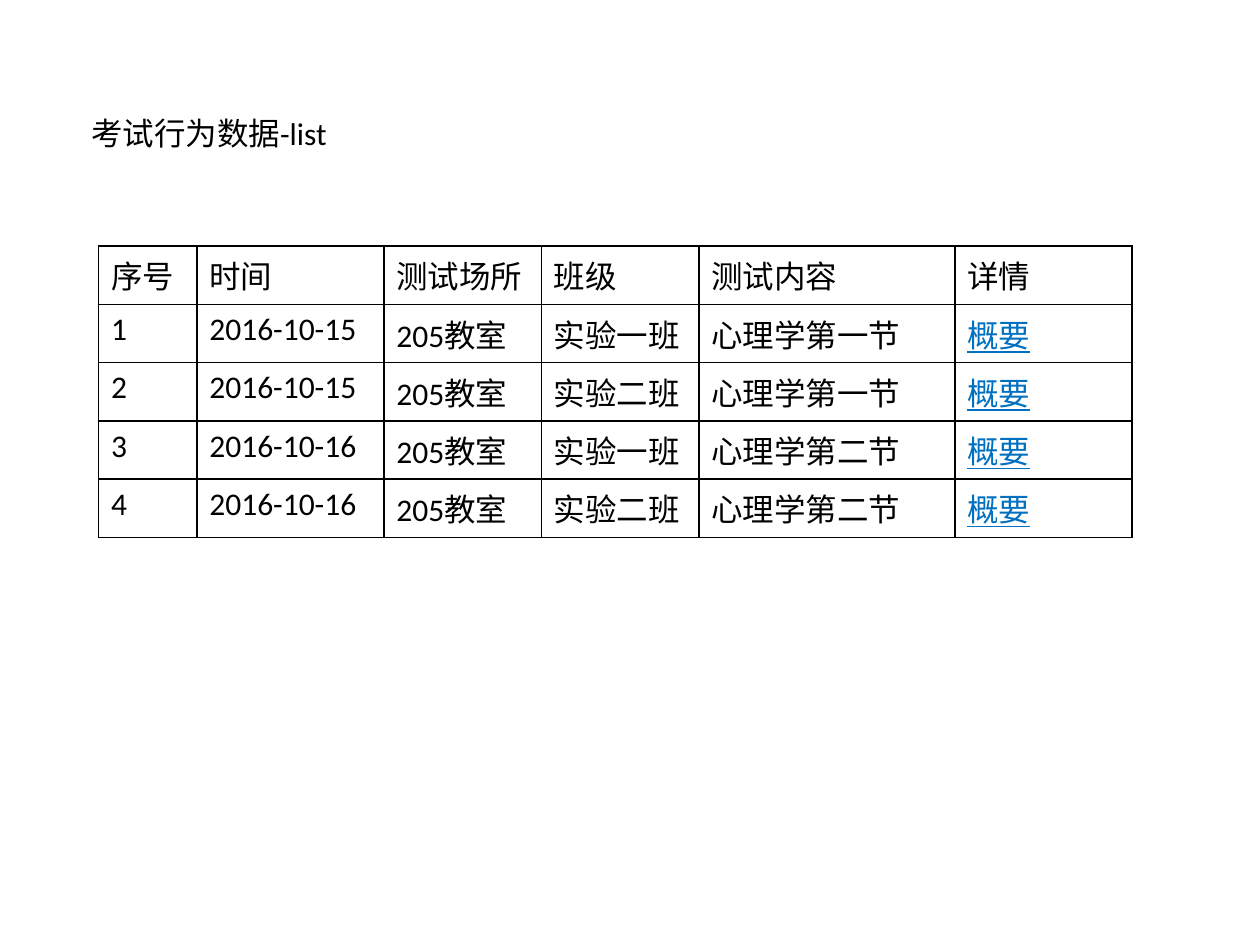
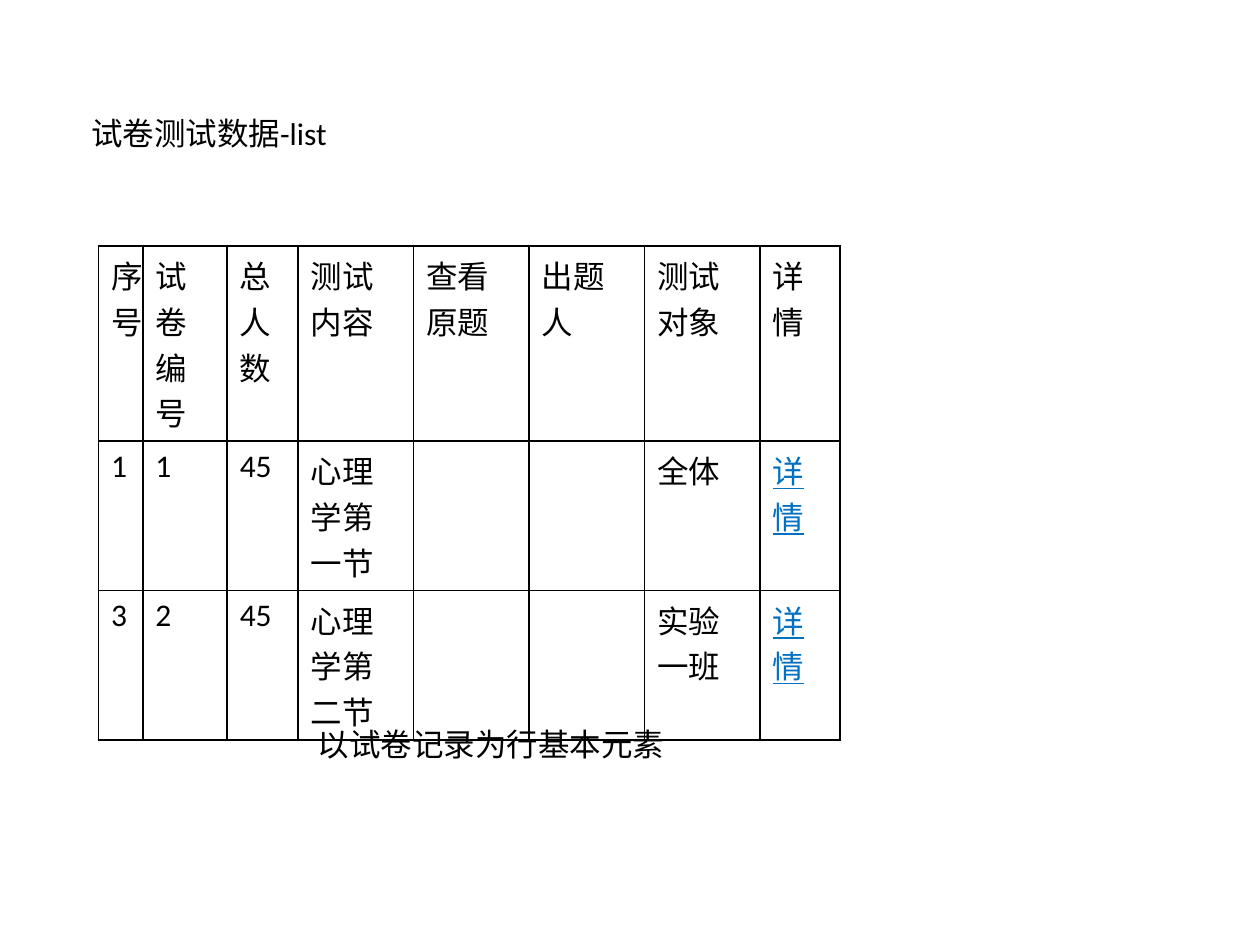
Before and after one commit to fanzijian/thinkphp5, a slide deck: slide 5 of 云评估-界面内容设计.pptx. Drawn at 1260x945 pixels with LibreOffice and Linux fonts; fonts in the diff are those of the drawing. Boxes give left, top, right and bottom in pixels: in the first picture for what was removed or moved away, otherwise in the second. Text is boxed around its words. In the diff, an @@ line names an element or a change of style, - is before the commit and + after.

Commit message:
修改页面设计数据

```diff
--- a/云评估-界面内容设计.pptx
+++ b/云评估-界面内容设计.pptx
@@ text at [91, 118, 327, 148]: text changed @@
-考试行为数据-list
+试卷测试数据-list
@@ table at [98, 246, 840, 737] @@
-序号 | 时间 | 测试场所 | 班级 | 测试内容 | 详情
-1 | 2016-10-15 | 205教室 | 实验一班 | 心理学第一节 | 概要
-2 | 2016-10-15 | 205教室 | 实验二班 | 心理学第一节 | 概要
-3 | 2016-10-16 | 205教室 | 实验一班 | 心理学第二节 | 概要
-4 | 2016-10-16 | 205教室 | 实验二班 | 心理学第二节 | 概要
+序号 | 试卷编号 | 总人数 | 测试内容 | 查看原题 | 出题人 | 测试对象 | 详情
+1 | 1 | 45 | 心理学第一节 |  |  | 全体 | 详情
+3 | 2 | 45 | 心理学第二节 |  |  | 实验一班 | 详情
@@ table: place and size @@
-table at [98, 246, 1131, 531]
+table at [98, 246, 840, 737]
@@ text added at [318, 724, 665, 759], 18 pt, text #000000 @@
+以试卷记录为行基本元素
```
Also in this commit, not shown: 8 other slides changed.
